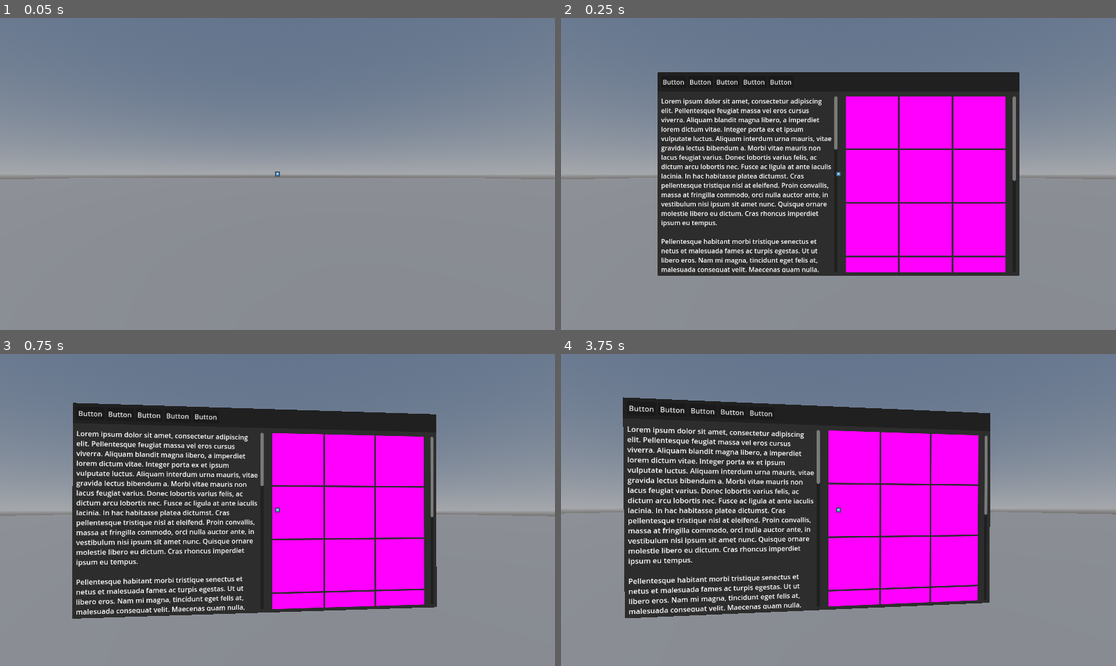
Above: before the commit, frames 1-4 (two rows, left to right).
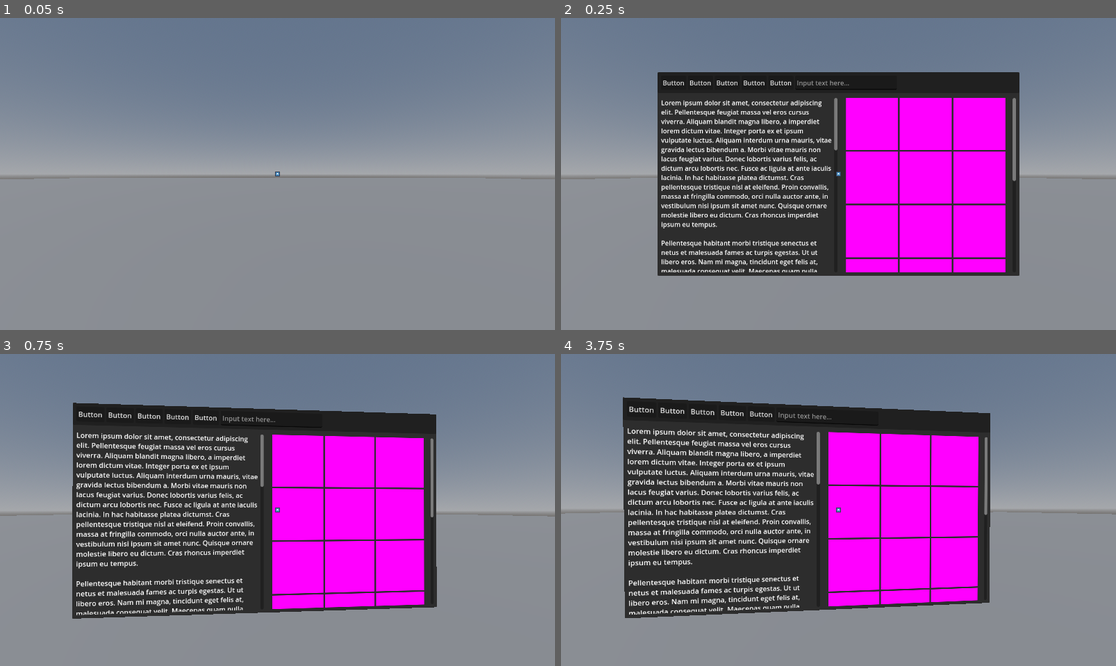
Above: after the commit, the same moments.

Repository: Decapitated/3D-Hud
Game: Godot game, scene res://test.tscn
Same seed, same stepped clock (60 frames per second), same inputs: the game is played once before the commit and once after it. The project has no main scene, so this scene is started directly. The engine's default icon, where the game draws it, is replaced by a stand-in: a white triangle on a blue panel in a dark square.
Inputs (mouse positions are in pixels of both pictures, inside the frame that each line leads up to):
- Up to frame 1 (0.05 s): no input
- Up to frame 2 (0.25 s): no input
- Up to frame 3 (0.75 s): tap Enter at 0.5 s; move the mouse to (305, 510) at 0.52 s
- Up to frame 4 (3.75 s): tap Space at 1.25, 2.75 s; move the mouse to (810, 510) at 1.27 s; tap Enter at 2, 3.5 s; move the mouse to (849, 503) at 2.02 s; move the mouse to (832, 516) at 2.77 s; move the mouse to (877, 513) at 3.52 s

Frame 1 is identical in both runs. In frame 2, 6.7% of the frame differs, in the area x 18-82%, y 19-82%; in frame 3, 7.1%; in frame 4, 7.3%, in the area x 11-77%, y 16-84%.

Commit message:
Add keyboard input

Diff:
--- a/hud_3d.gd
+++ b/hud_3d.gd
@@ -20,25 +20,29 @@
         subviewport.push_input(event)
 
 func _unhandled_input(event):
-    if Input.mouse_mode == Input.MOUSE_MODE_CAPTURED and is_mouse_on:
+    if is_mouse_on:
         # Send mouse clicks to hud viewport.
-        if event is InputEventMouseButton:
+        if event is InputEventMouseButton && Input.mouse_mode == Input.MOUSE_MODE_CAPTURED:
             event.position = current_mouse_position
+            subviewport.push_input(event)
+        # Send key events to hud viewport
+        elif event is InputEventKey && is_mouse_on:
             subviewport.push_input(event)
 
 func _process(_delta):
-    if Input.mouse_mode == Input.MOUSE_MODE_CAPTURED:
-        var ray = get_camera_ray(5)
-        var result = raycast(ray.origin, ray.end)
-        if !result.is_empty() && result.collider == self:
-            is_mouse_on = true
+    var ray = get_camera_ray(5)
+    var result = raycast(ray.origin, ray.end)
+    if !result.is_empty() && result.collider == self:
+        is_mouse_on = true
+        var mouse_position = world_to_viewport(result.position)
+        current_mouse_position = mouse_position
+        # Only send event if mouse is captured.
+        if Input.mouse_mode == Input.MOUSE_MODE_CAPTURED:
             var event = InputEventMouseMotion.new()
-            var mouse_position = world_to_viewport(result.position)
-            current_mouse_position = mouse_position
             event.position = mouse_position
             subviewport.push_input(event)
-        else:
-            is_mouse_on = false
+    else:
+        is_mouse_on = false
 
 func world_to_viewport(world_position: Vector3) -> Vector2:
     var local_position := to_local(world_position)
--- a/test_ui.tscn
+++ b/test_ui.tscn
@@ -59,6 +59,13 @@
 layout_mode = 2
 text = "Button
 "
+
+[node name="TextEdit" type="TextEdit" parent="PanelContainer/VBoxContainer/PanelContainer/MarginContainer/HBoxContainer"]
+custom_minimum_size = Vector2(250, 0)
+layout_mode = 2
+placeholder_text = "Input text here...
+"
+scroll_fit_content_height = true
 
 [node name="MarginContainer" type="MarginContainer" parent="PanelContainer/VBoxContainer"]
 layout_mode = 2
